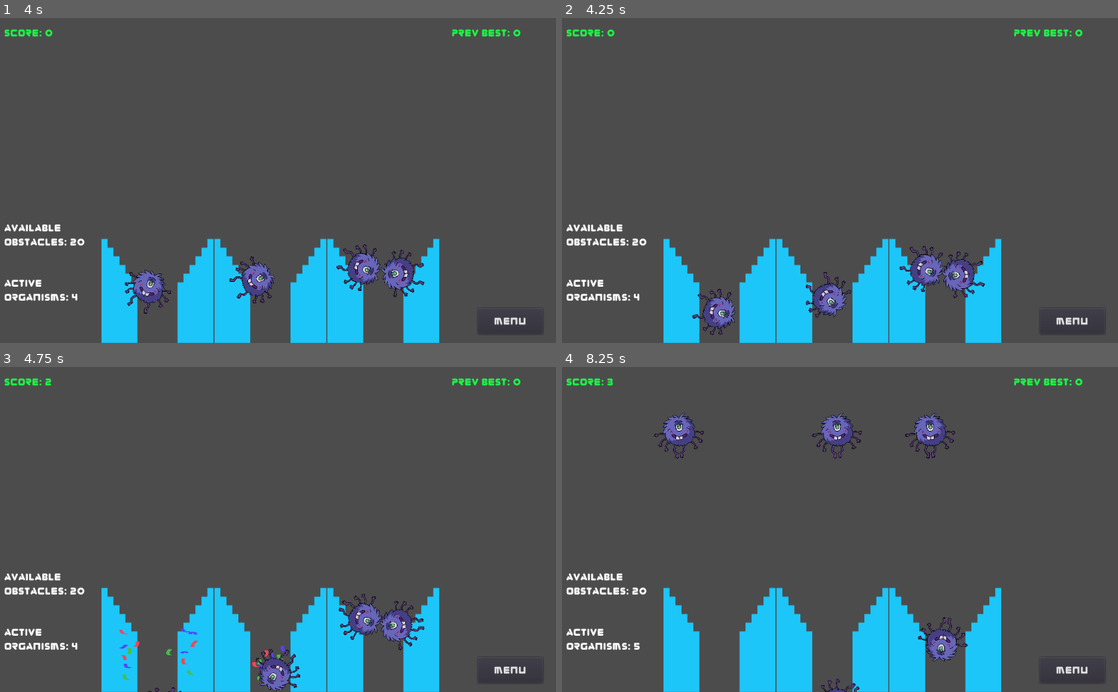
Above: before the commit, frames 1-4 (two rows, left to right).
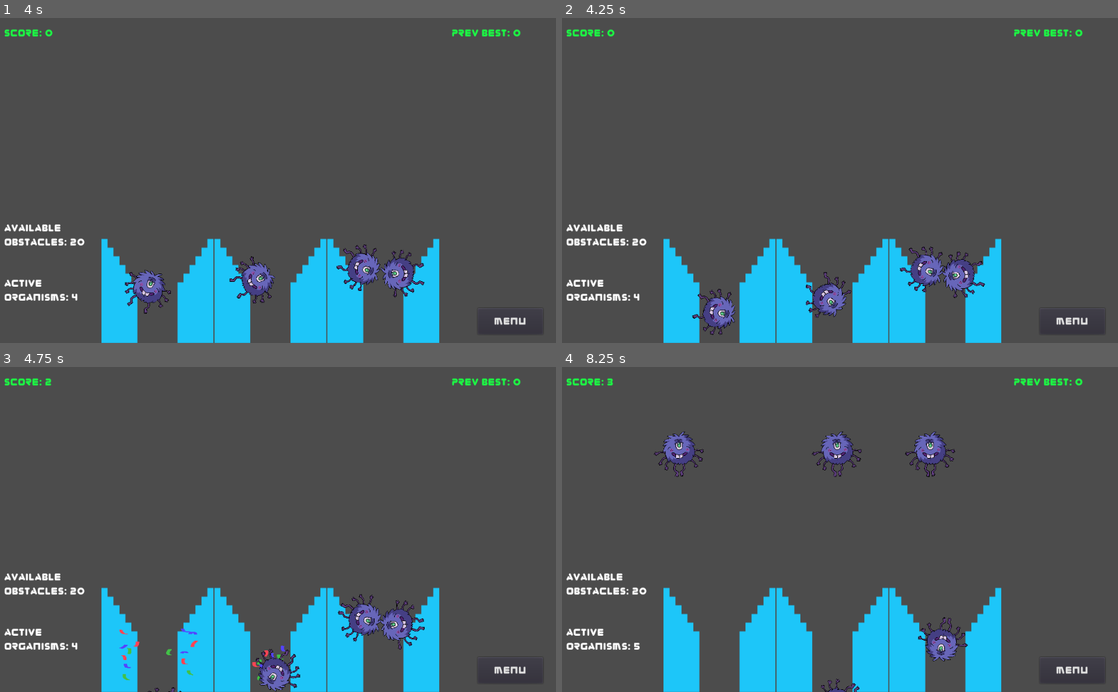
Above: after the commit, the same moments.

Repository: TreyDettmer/UP-Game-Jam-22
Game: Godot game, scene res://Scenes/MainMenu.tscn
Two runs of this game, one before a commit and one after it. Both use one fixed random seed, a clock stepped at 60 frames per second and the inputs below.
Inputs (mouse positions are in pixels of both pictures, inside the frame that each line leads up to):
- Up to frame 1 (4 s): click "Start!" at 0.5 s; move the mouse to (250, 245) at 1.27 s; click (250, 245) at 1.35 s; drag from (444, 229) to (266, 339) at 2.02 s; move the mouse to (111, 131) at 2.77 s; click (111, 131) at 2.85 s; drag from (305, 180) to (155, 339) at 3.52 s
- Up to frame 2 (4.25 s): no input
- Up to frame 3 (4.75 s): move the mouse to (194, 448) at 4.27 s; click (194, 448) at 4.35 s
- Up to frame 4 (8.25 s): drag from (962, 513) to (945, 688) at 5.02 s; move the mouse to (728, 545) at 5.77 s; click (728, 545) at 5.85 s; drag from (895, 458) to (728, 545) at 6.52 s; move the mouse to (812, 594) at 7.27 s; click (812, 594) at 7.35 s; drag from (1006, 578) to (828, 688) at 8.02 s

Frame 1 is identical in both runs. In frame 2, 0.3% of the frame differs, in the area x 60-75%, y 70-85%; in frame 3, 0.7%; in frame 4, 2.6%, in the area x 16-71%, y 14-34%.
Error after the commit: Attempt to call function 'hide' in base 'null instance' on a null instance. (res://Scripts/MenuLayer.gd:13)

Commit message:
fixed game over placement

Diff:
--- a/Project/Scenes/Main.tscn
+++ b/Project/Scenes/Main.tscn
@@ -96,23 +96,15 @@
 
 [node name="OptionsMenu" parent="UI" instance=ExtResource( 4 )]
 
-[node name="GameOverRect" type="ColorRect" parent="UI"]
-visible = false
-anchor_right = 1.0
-anchor_bottom = 1.0
-margin_left = 320.0
-margin_right = -256.0
-color = Color( 0.054902, 0, 1, 1 )
-
 [node name="GameOverMenu" type="GridContainer" parent="UI"]
 visible = false
 anchor_left = 0.5
 anchor_right = 0.5
 anchor_bottom = 1.0
-margin_left = -280.0
+margin_left = 212.0
 margin_top = 16.0
-margin_right = -32.0
-margin_bottom = -328.0
+margin_right = 460.0
+margin_bottom = 189.0
 rect_scale = Vector2( 2, 2 )
 columns = 3
 
